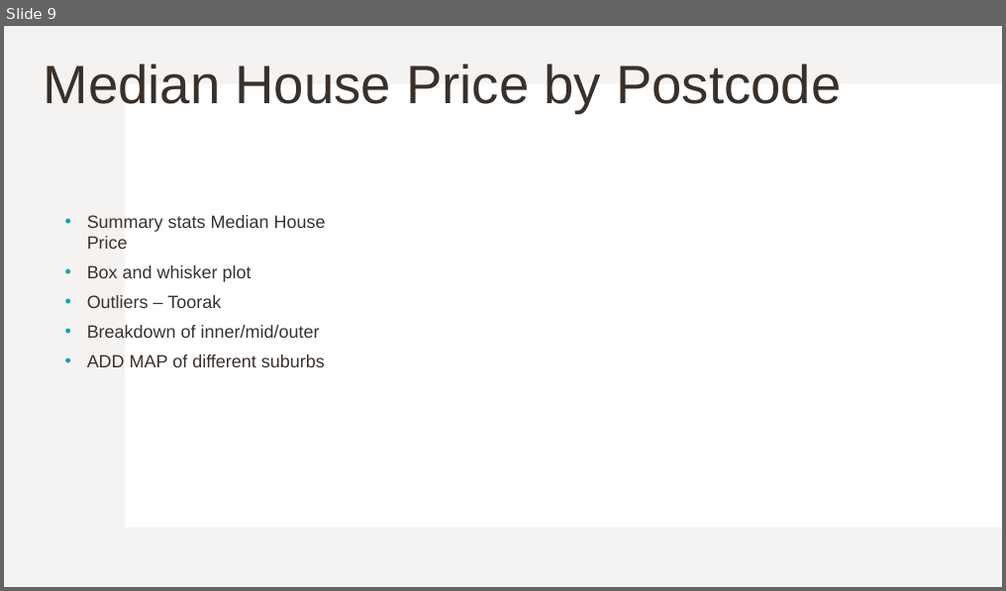
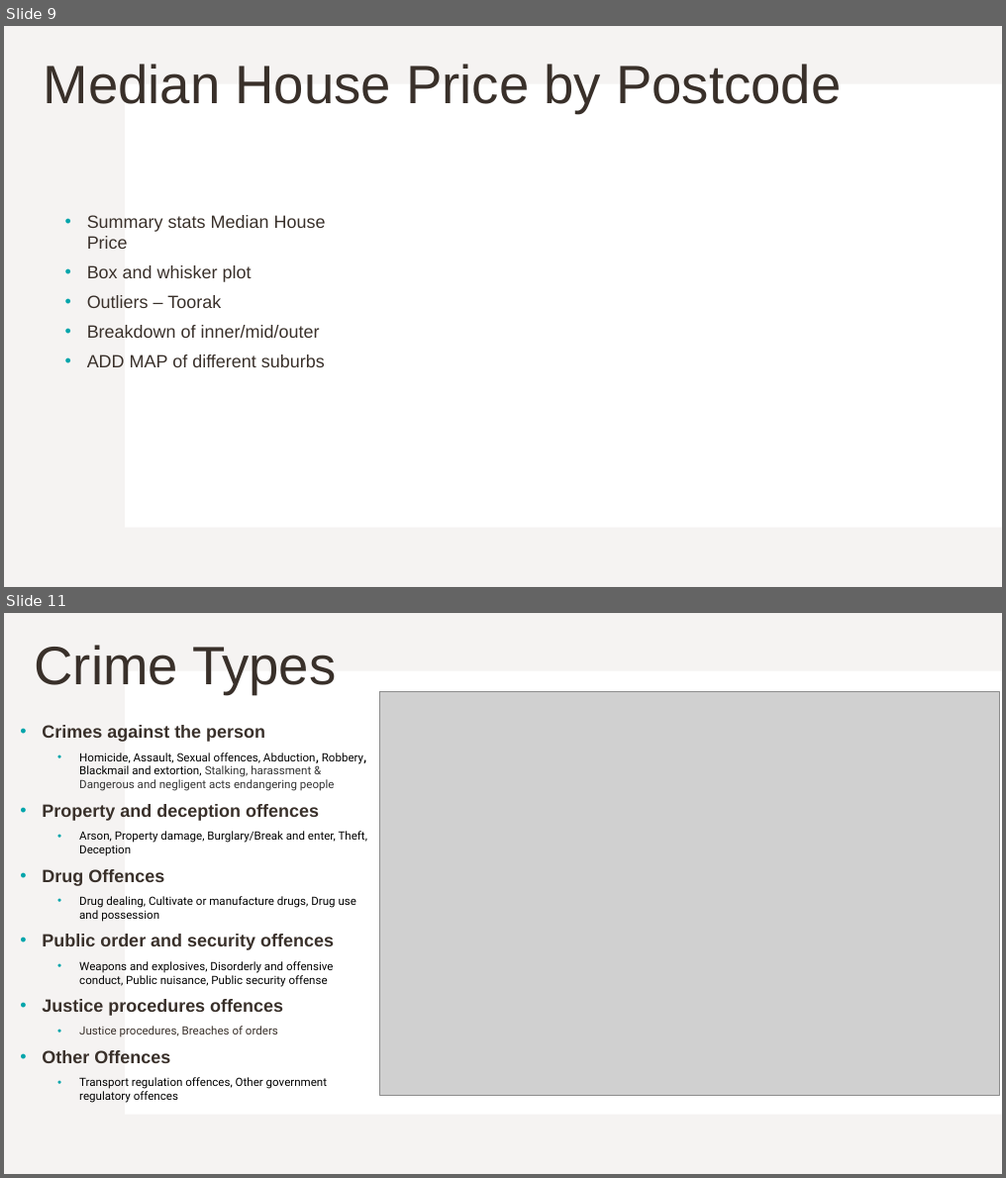
Before and after one commit to Kakhai1/bootcamp_project, a slide deck: Project 1 - Group 6 Slides_KT.pptx. Shown one above the other, each under a label of ours: slide 9 before the commit, slides 9 and 11 after it; the slides between them are not shown. The pictures are 1006x591 and 1006x1178 pixels, drawn with LibreOffice and Linux fonts; fonts in the diff are those of the drawing; grey boxes stand for pictures. Boxes give left, top, right and bottom in pixels: in the first picture for what was removed or moved away, otherwise in the second. Text is boxed around its words. In the diff, an @@ line names an element or a change of style, - is before the commit and + after.

```diff
--- a/Project 1 - Group 6 Slides_KT.pptx
+++ b/Project 1 - Group 6 Slides_KT.pptx
@@ slide 11 added at [4, 613, 1002, 1174], background #FFFFFF; not listed: 2 template elements that a slide beside it also shows @@
@@ title added at [35, 645, 336, 694], 52 pt, text #39302A @@
+Crime Types
@@ picture added at [380, 691, 1000, 1096] @@
@@ text added at [42, 725, 367, 1103], 11 pt, text #000000 @@
+• Crimes against the person
+  • Homicide, Assault, Sexual offences, Abduction, Robbery, Blackmail and extortion, Stalking, harassment & Dangerous and negligent acts endangering people
+• Property and deception offences
+  • Arson, Property damage, Burglary/Break and enter, Theft, Deception
+• Drug Offences
+  • Drug dealing, Cultivate or manufacture drugs, Drug use and possession
+• Public order and security offences
+  • Weapons and explosives, Disorderly and offensive conduct, Public nuisance, Public security offense
+• Justice procedures offences
+  • Justice procedures, Breaches of orders
+• Other Offences
+  • Transport regulation offences, Other government regulatory offences
```
Also in this commit, not shown: 10 slides changed, 2 other slides added, 4 slides removed.
